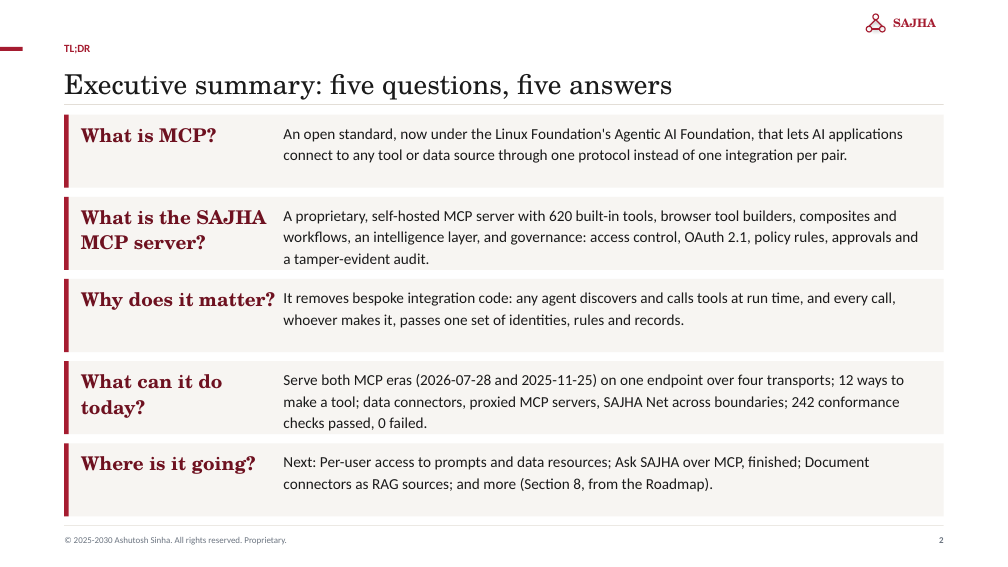
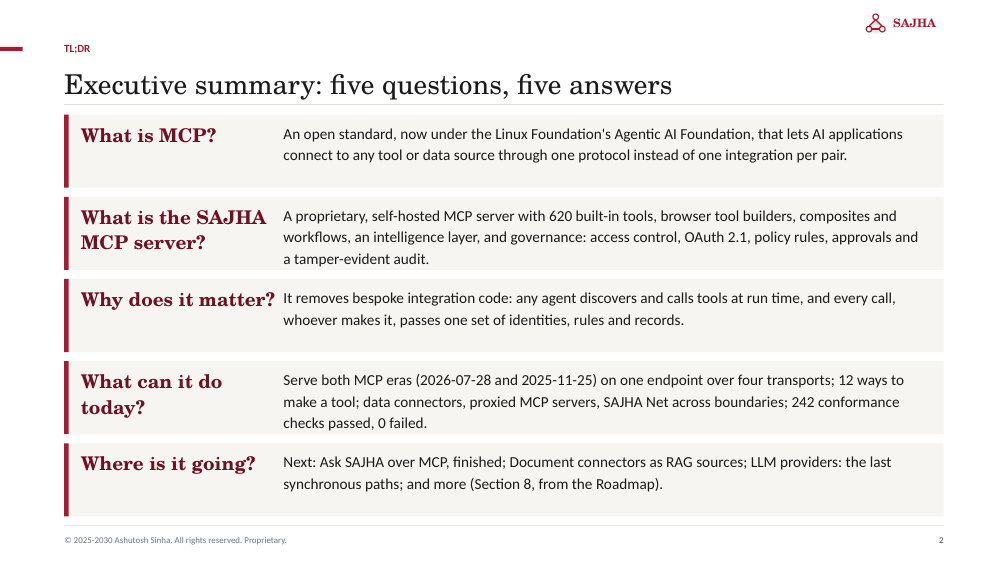
Before and after one commit to ajsinha/sajhamcpserver, a slide deck: slide 2 of docs/publications/SAJHA-MCP-Server.pptx. Drawn at 1008x567 pixels with LibreOffice and Linux fonts; fonts in the diff are those of the drawing. Boxes give left, top, right and bottom in pixels: in the first picture for what was removed or moved away, otherwise in the second. Text is boxed around its words. In the diff, an @@ line names an element or a change of style, - is before the commit and + after.

```diff
--- a/docs/publications/SAJHA-MCP-Server.pptx
+++ b/docs/publications/SAJHA-MCP-Server.pptx
@@ text at bbox=[283, 456, 892, 492]: text changed @@
-Next: Per-user access to prompts and data resources; Ask SAJHA over MCP, finished; Document connectors as RAG sources; and more (Section 8, from the Roadmap).
+Next: Ask SAJHA over MCP, finished; Document connectors as RAG sources; LLM providers: the last synchronous paths; and more (Section 8, from the Roadmap).
```
Also in this commit, not shown: 9 other slides changed, 11 other files.
